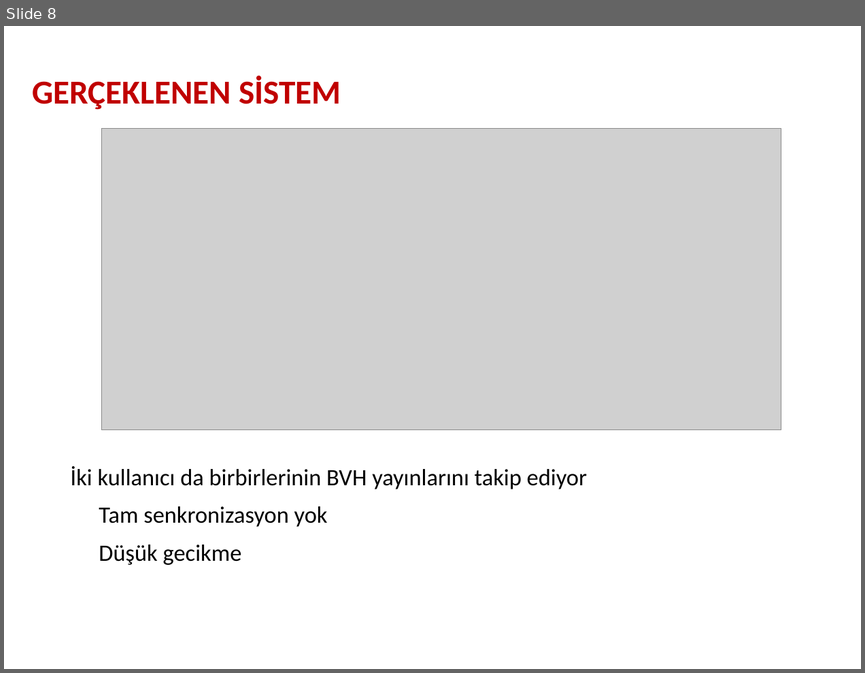
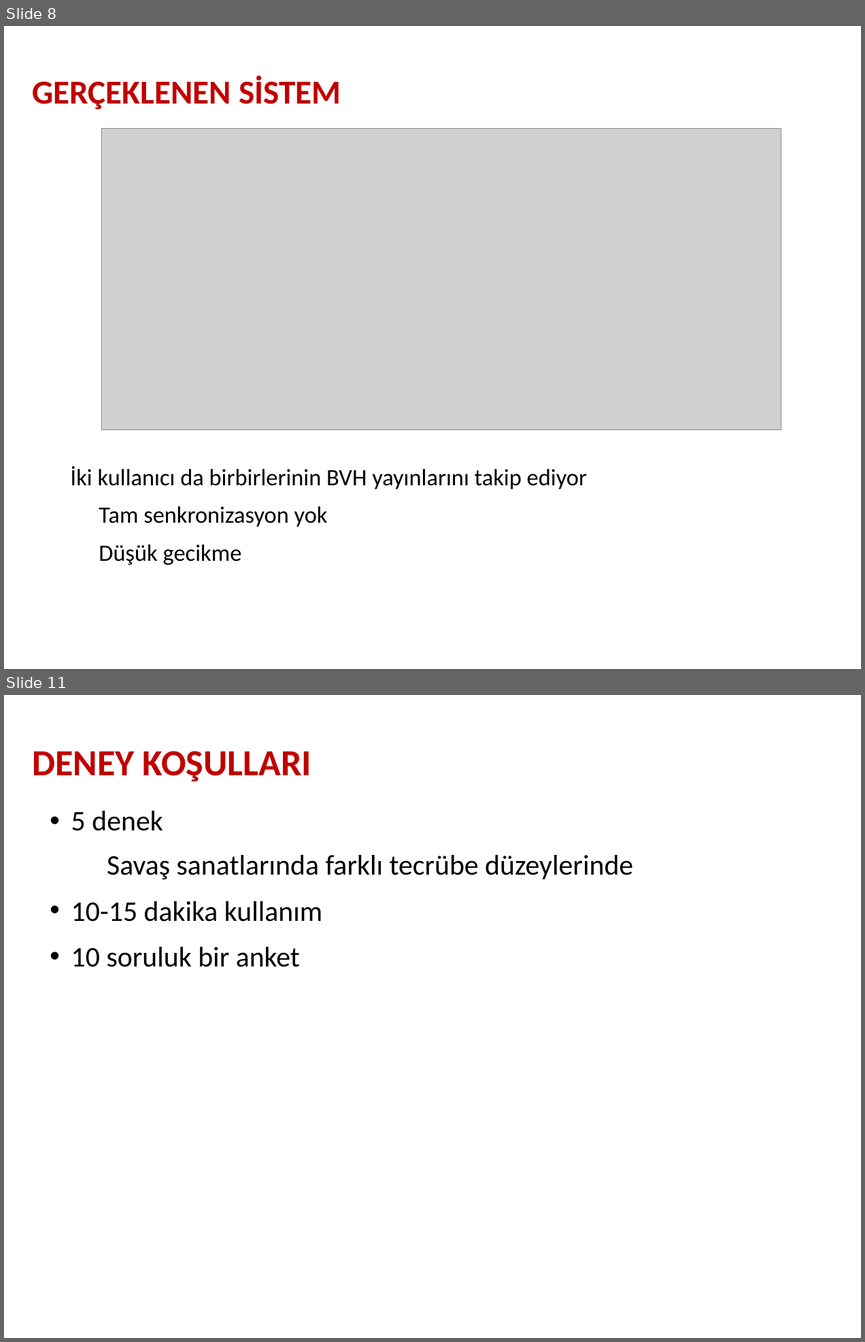
Before and after one commit to umutyazgan/unity-network-mocap, a slide deck: sunum.odp. Shown one above the other, each under a label of ours: slide 8 before the commit, slides 8 and 11 after it; the slides between them are not shown. The pictures are 865x673 and 865x1342 pixels, drawn with LibreOffice and Linux fonts; fonts in the diff are those of the drawing; grey boxes stand for pictures; background and template pictures are left out. Boxes give left, top, right and bottom in pixels: in the first picture for what was removed or moved away, otherwise in the second. Text is boxed around its words. In the diff, an @@ line names an element or a change of style, - is before the commit and + after.

```diff
--- a/sunum.odp
+++ b/sunum.odp
@@ slide 11 added at (x1=4, y1=695, x2=861, y2=1338), background picture (left out) @@
@@ text added at (x1=32, y1=751, x2=311, y2=781), 44 pt, text #C00000, bold @@
+DENEY KOŞULLARI
@@ text added at (x1=71, y1=811, x2=633, y2=967), 34 pt, text #000000 @@
+• 5 denek
+  − Savaş sanatlarında farklı tecrübe düzeylerinde
+• 10-15 dakika kullanım
+• 10 soruluk bir anket
```
Also in this commit, not shown: 5 slides changed, 4 other slides added, 5 slides removed.
